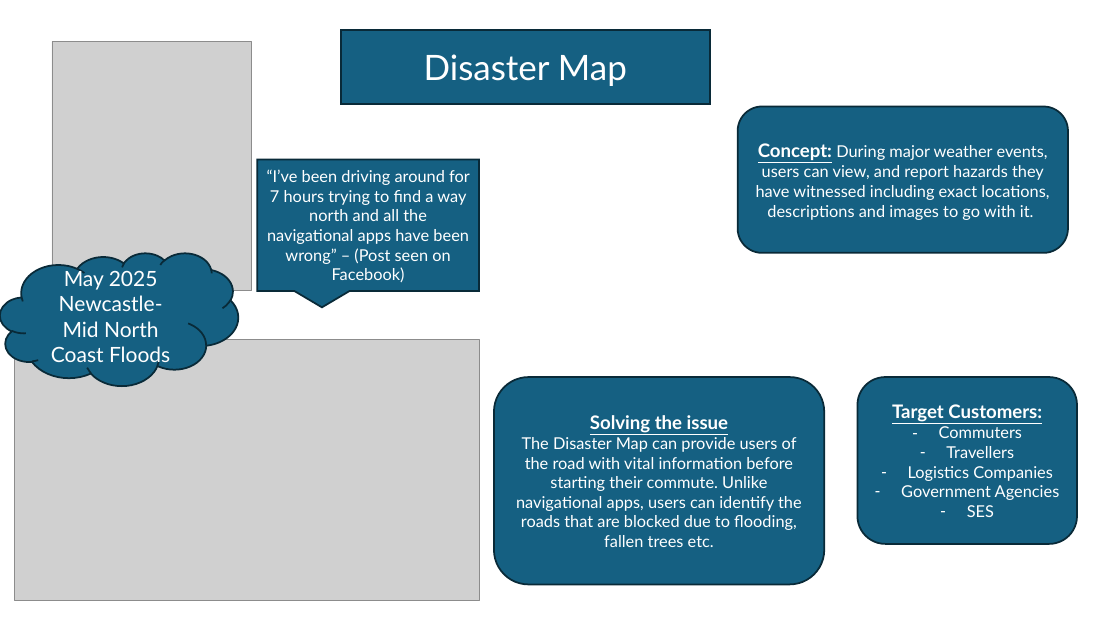
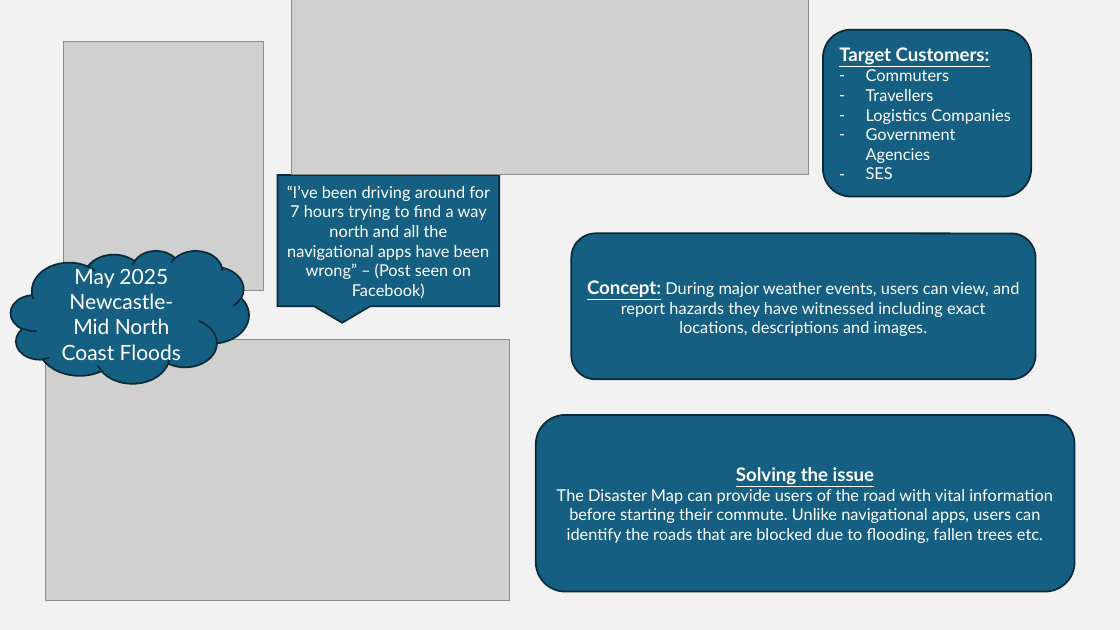
Before and after one commit to lukeagardiner/2025-mad-disaster-map, a slide deck: slide 1 of LgFiles/Phase 3/Assessment 3 powerpoint.pptx. Drawn at 1120x630 pixels with LibreOffice and Linux fonts; fonts in the diff are those of the drawing; grey boxes stand for pictures. Boxes give left, top, right and bottom in pixels: in the first picture for what was removed or moved away, otherwise in the second. Text is boxed around its words. In the diff, an @@ line names an element or a change of style, - is before the commit and + after.

```diff
--- a/LgFiles/Phase 3/Assessment 3 powerpoint.pptx
+++ b/LgFiles/Phase 3/Assessment 3 powerpoint.pptx
@@ background #FFFFFF to #F2F2F2 @@
@@ picture added at [292, 0, 808, 175] @@
@@ rectangle removed at [341, 29, 711, 103] @@
-Disaster Map
@@ rounded rectangle "Target Customers:": place and size @@
-rounded rectangle "Target Customers:" at [858, 377, 1077, 544]
+rounded rectangle "Target Customers:" at [823, 29, 1032, 197]
@@ rounded rectangle "Target Customers:" at [823, 29, 1032, 197]: alignment centre to left @@
@@ picture: place and size @@
-picture at [52, 42, 252, 292]
+picture at [64, 42, 264, 292]
@@ speech box "“I’ve been driving around for ...": place and size @@
-speech box "“I’ve been driving around for ..." at [257, 160, 479, 291]
+speech box "“I’ve been driving around for ..." at [277, 175, 499, 306]
@@ rounded rectangle "Concept: During major weather events, ...": place and size @@
-rounded rectangle "Concept: During major weather events, ..." at [738, 107, 1068, 253]
+rounded rectangle "Concept: During major weather events, ..." at [571, 234, 1036, 380]
@@ cloud "May 2025 Newcastle-Mid North Coast ...": place and size @@
-cloud "May 2025 Newcastle-Mid North Coast ..." at [0, 253, 239, 386]
+cloud "May 2025 Newcastle-Mid North Coast ..." at [11, 250, 250, 383]
@@ text in rounded rectangle at [587, 280, 1019, 336]: text changed @@
-Concept: During major weather events, users can view, and report hazards they have witnessed including exact locations, descriptions and images to go with it.
+Concept: During major weather events, users can view, and report hazards they have witnessed including exact locations, descriptions and images.
@@ picture: place and size @@
-picture at [15, 339, 480, 601]
+picture at [45, 339, 510, 601]
@@ rounded rectangle "Solving the issue": place and size @@
-rounded rectangle "Solving the issue" at [494, 377, 824, 585]
+rounded rectangle "Solving the issue" at [536, 415, 1075, 592]
```
Also in this commit, not shown: 1 other slide changed, 1 slide added.
